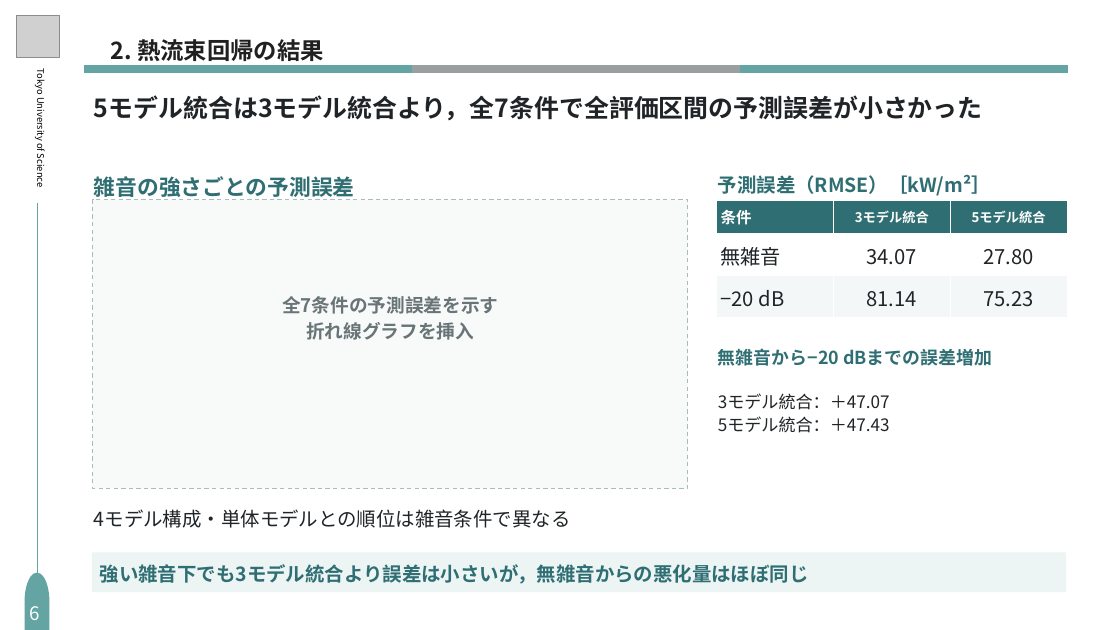
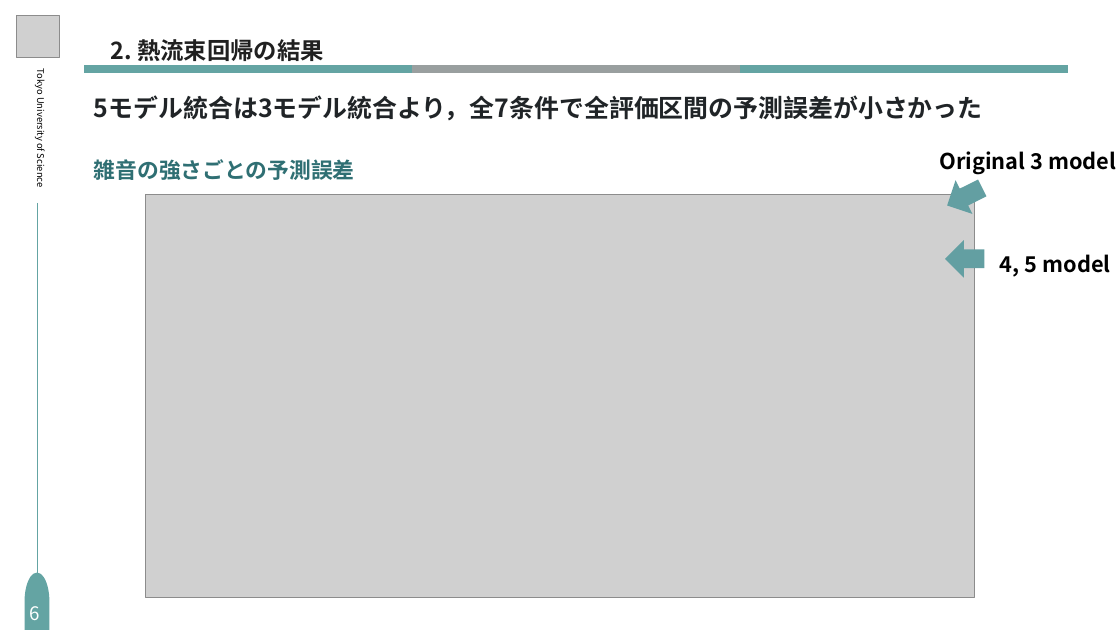
Before and after one commit to S-Riku-tus/university_research, a slide deck: slide 8 of 研究進捗報告/2026/1016（研究進捗報告）/研究進捗_1016_編集用_修正版.pptx. Drawn at 1120x630 pixels with LibreOffice and Linux fonts; fonts in the diff are those of the drawing; grey boxes stand for pictures. Boxes give left, top, right and bottom in pixels: in the first picture for what was removed or moved away, otherwise in the second. Text is boxed around its words. In the diff, an @@ line names an element or a change of style, - is before the commit and + after.

```diff
--- a/研究進捗報告/2026/1016（研究進捗報告）/研究進捗_1016_編集用_修正版.pptx
+++ b/研究進捗報告/2026/1016（研究進捗報告）/研究進捗_1016_編集用_修正版.pptx
@@ text "雑音の強さごとの予測誤差" moved from (x1=94, y1=176, x2=355, y2=200) to (x1=94, y1=159, x2=355, y2=180) @@
@@ text removed at (x1=718, y1=175, x2=991, y2=196) @@
-予測誤差（RMSE）［kW/m²］
@@ right arrow added at (x1=939, y1=171, x2=991, y2=222), fill #639FA2 @@
@@ text added at (x1=939, y1=151, x2=1116, y2=175), 28 pt, text #000000, bold @@
+Original 3 model
@@ rectangle removed at (x1=92, y1=199, x2=688, y2=488) @@
@@ picture added at (x1=146, y1=194, x2=974, y2=597) @@
@@ table removed at (x1=717, y1=200, x2=1068, y2=318), 3 rows, 3 columns @@
-条件 | 3モデル統合 | 5モデル統合
-無雑音 | 34.07 | 27.80
-−20 dB | 81.14 | 75.23
@@ right arrow added at (x1=945, y1=240, x2=984, y2=278), fill #639FA2 @@
@@ text added at (x1=1000, y1=254, x2=1111, y2=277), 28 pt, text #000000, bold @@
+4, 5 model
@@ text removed at (x1=282, y1=296, x2=498, y2=340) @@
-全7条件の予測誤差を示す
-折れ線グラフを挿入
@@ text removed at (x1=718, y1=348, x2=992, y2=366) @@
-無雑音から−20 dBまでの誤差増加
@@ text removed at (x1=718, y1=393, x2=890, y2=433) @@
-3モデル統合：＋47.07
-5モデル統合：＋47.43
@@ text removed at (x1=94, y1=509, x2=571, y2=528) @@
-4モデル構成・単体モデルとの順位は雑音条件で異なる
@@ rectangle removed at (x1=92, y1=553, x2=1066, y2=592) @@
@@ text removed at (x1=100, y1=564, x2=809, y2=584) @@
-強い雑音下でも3モデル統合より誤差は小さいが，無雑音からの悪化量はほぼ同じ
```
Also in this commit, not shown: 10 other slides changed, 1 slide removed.
